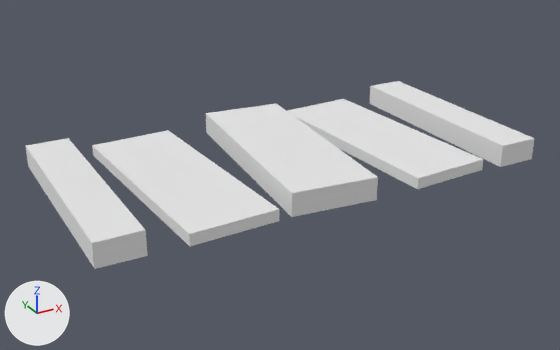
A saved change to the OBJ model DynamicLab/Assets/Nature Kit/Models/OBJ format/path_wood.obj.
Camera for both pictures: a 50 mm lens placed at (-0.773, -1.392, 0.668), pointed at (-0.015, -0.014, -0.02). The axes (+X, +Y, +Z) are drawn at lower left. The lights are the same throughout. The older version comes first. Where no turn or scale is listed for an object, it has been applied to the vertices.

The scene before the commit, as lines of its bpy script (objects in view):
```python
mat_dirt = principled_material('dirt')
mat_dirt.base_color = (0.8, 0.8, 0.8)  # white #e7e7e7
mat_dirt.roughness = 1.0
mat_dirtdark = principled_material('dirtDark')
mat_dirtdark.base_color = (0.8, 0.8, 0.8)  # white #e7e7e7
mat_dirtdark.roughness = 1.0
me_path_wood = bpy.data.meshes.new('path_wood')
me_path_wood.from_pydata(...)  # 40 vertices, 60 faces; spans x -0.5..0.5, y -0.257..0.257, z 0.0..0.05
# faces by material slot: [50, 10]
me_path_wood.materials.append(mat_dirtdark)  # white #e7e7e7
me_path_wood.materials.append(mat_dirt)  # white #e7e7e7
ob_path_wood = bpy.data.objects.new('path_wood', me_path_wood)
ob_path_wood.location = (0.0, 0.0, 0.0)
```
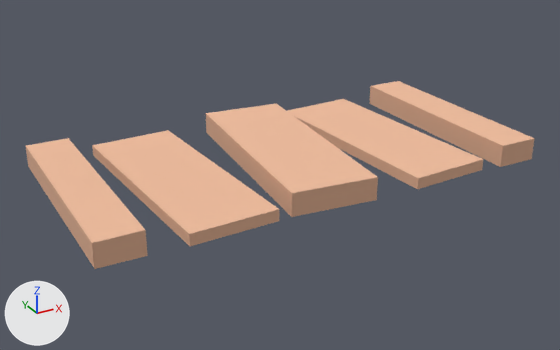
Pixel boxes (x1, y1, x2, y2) of what changed, in the pictures (560 x 350 px):
'path_wood', recoloured (white to beige): (26, 81, 535, 269) in both

The change, as a list of edits to the scene's bpy script:
```text
Change mat_dirtdark:
    mat_dirtdark.base_color: (0.8, 0.8, 0.8) -> (0.71, 0.408, 0.271)  # white #e7e7e7 -> beige #dbab8e
Change mat_dirt:
    mat_dirt.base_color: (0.8, 0.8, 0.8) -> (0.886, 0.514, 0.341)  # white #e7e7e7 -> beige #f2be9e
```
